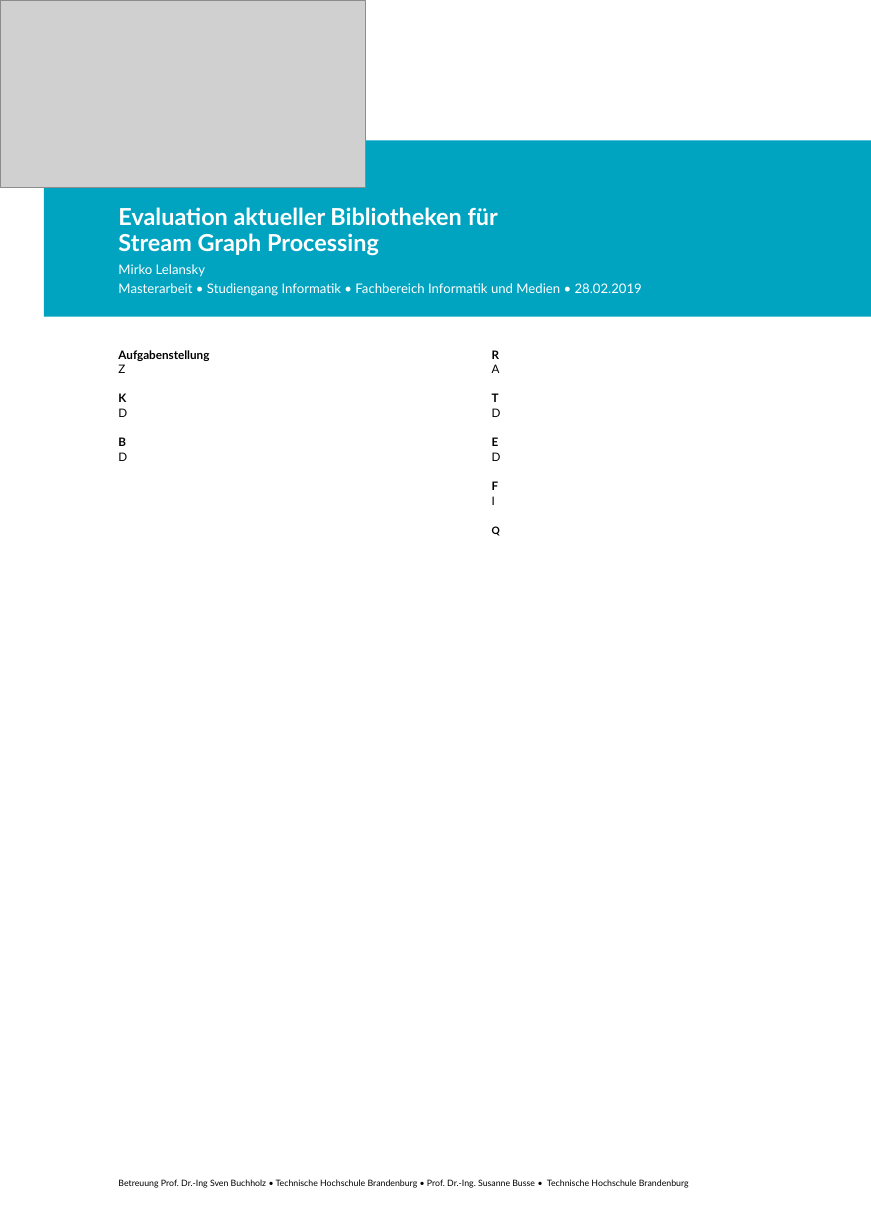
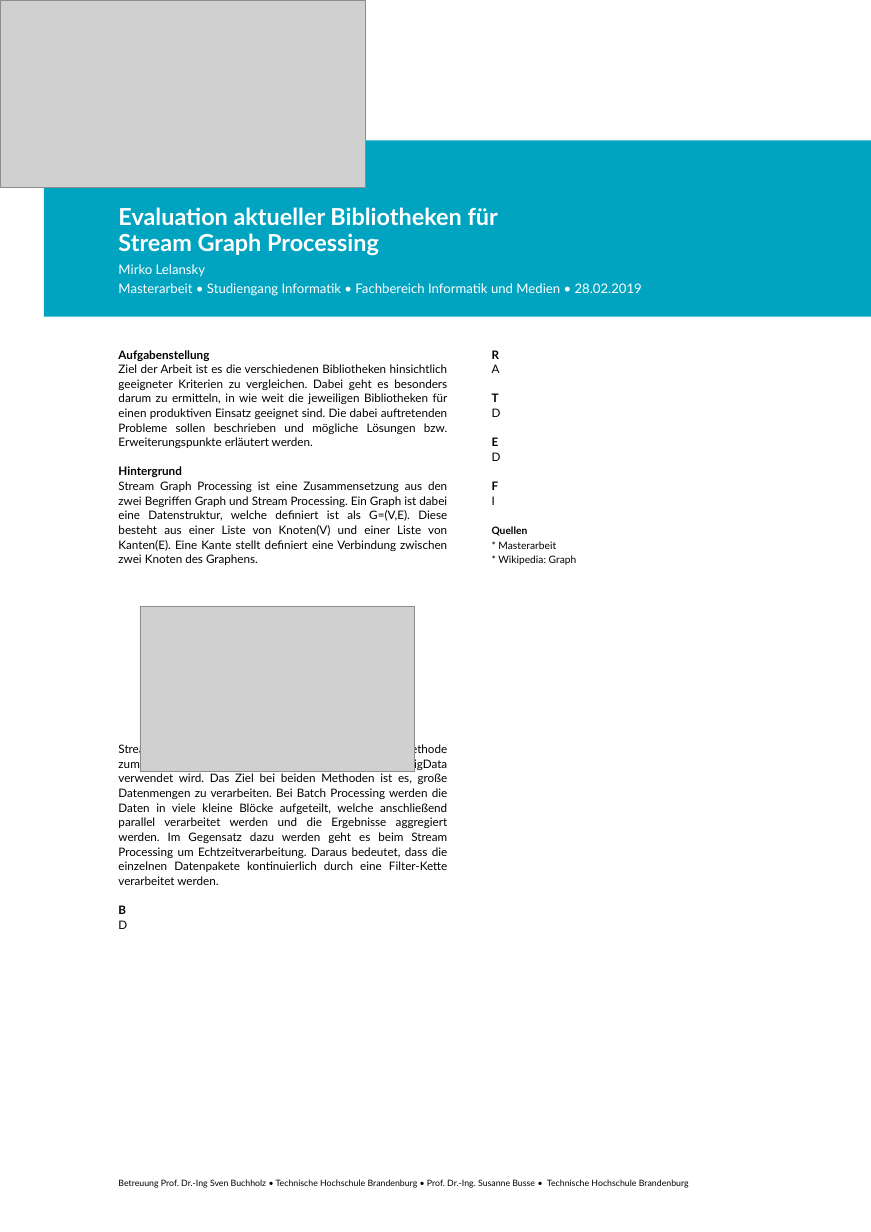
Before and after one commit to mirko-lelansky/masterthesis-graphstreaming, a slide deck: slide 1 of poster/Poster.odp. Drawn at 871x1232 pixels with LibreOffice and Linux fonts; fonts in the diff are those of the drawing; grey boxes stand for pictures. Boxes give left, top, right and bottom in pixels: in the first picture for what was removed or moved away, otherwise in the second. Text is boxed around its words. In the diff, an @@ line names an element or a change of style, - is before the commit and + after.

Commit message:
Add some graph images for the poster

```diff
--- a/poster/Poster.odp
+++ b/poster/Poster.odp
@@ text at [118, 364, 448, 885]: text changed @@
-Z
-K
-D
+Ziel der Arbeit ist es die verschiedenen Bibliotheken hinsichtlich geeigneter Kriterien zu vergleichen. Dabei geht es besonders darum zu ermitteln, in wie weit die jeweiligen Bibliotheken für einen produktiven Einsatz geeignet sind. Die dabei auftretenden Probleme sollen beschrieben und mögliche Lösungen bzw. Erweiterungspunkte erläutert werden.
+Hintergrund
+Stream Graph Processing ist eine Zusammensetzung aus den zwei Begriffen Graph und Stream Processing. Ein Graph ist dabei eine Datenstruktur, welche definiert ist als G=(V,E). Diese besteht aus einer Liste von Knoten(V) und einer Liste von Kanten(E). Eine Kante stellt definiert eine Verbindung zwischen zwei Knoten des Graphens.
+Stream Processing ist eine alternative Verarbeitungsmethode zum Batch Processing, welche beim Einsatz von BigData verwendet wird. Das Ziel bei beiden Methoden ist es, große Datenmengen zu verarbeiten. Bei Batch Processing werden die Daten in viele kleine Blöcke aufgeteilt, welche anschließend parallel verarbeitet werden und die Ergebnisse aggregiert werden. Im Gegensatz dazu werden geht es beim Stream Processing um Echtzeitverarbeitung. Daraus bedeutet, dass die einzelnen Datenpakete kontinuierlich durch eine Filter-Kette verarbeitet werden.
@@ text at [492, 526, 577, 565]: text changed; bold off @@
-Q
+Quellen
+* Masterarbeit
+* Wikipedia: Graph
@@ picture added at [140, 606, 415, 771] @@
```
Also in this commit, not shown: 2 other files.
